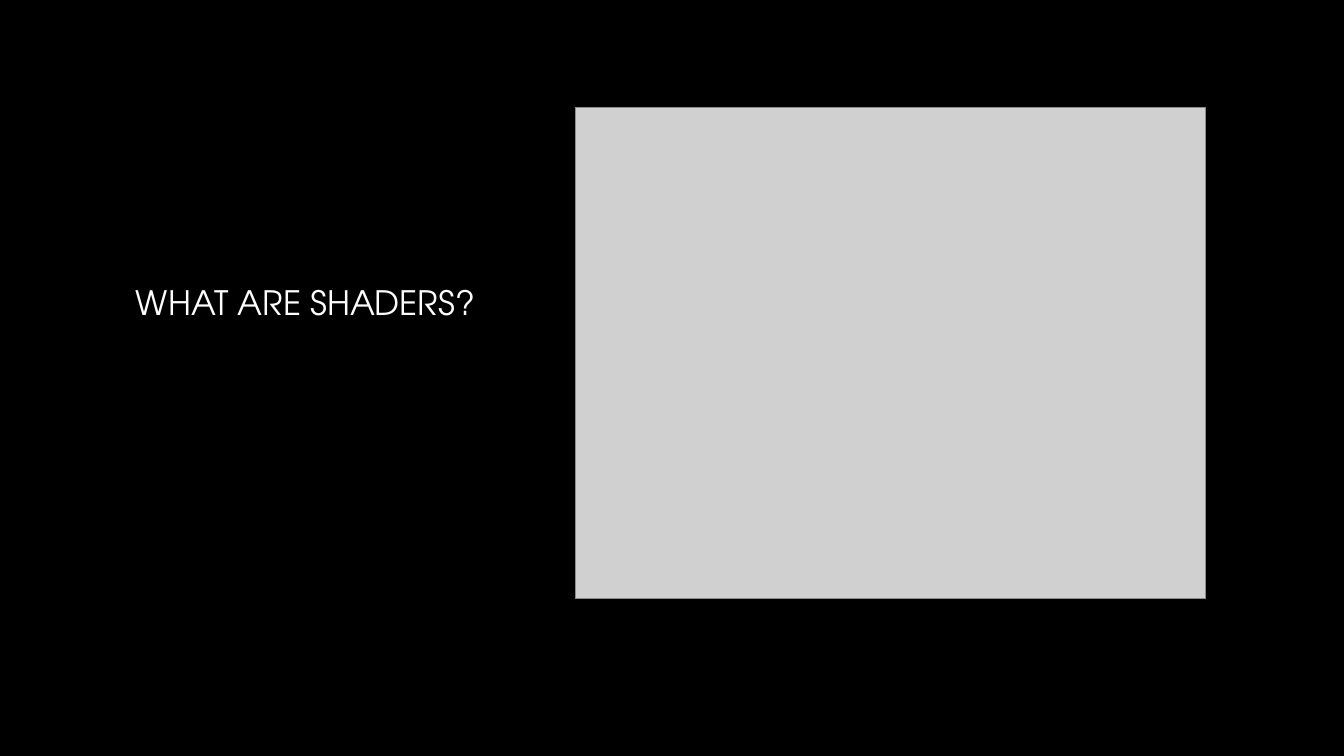
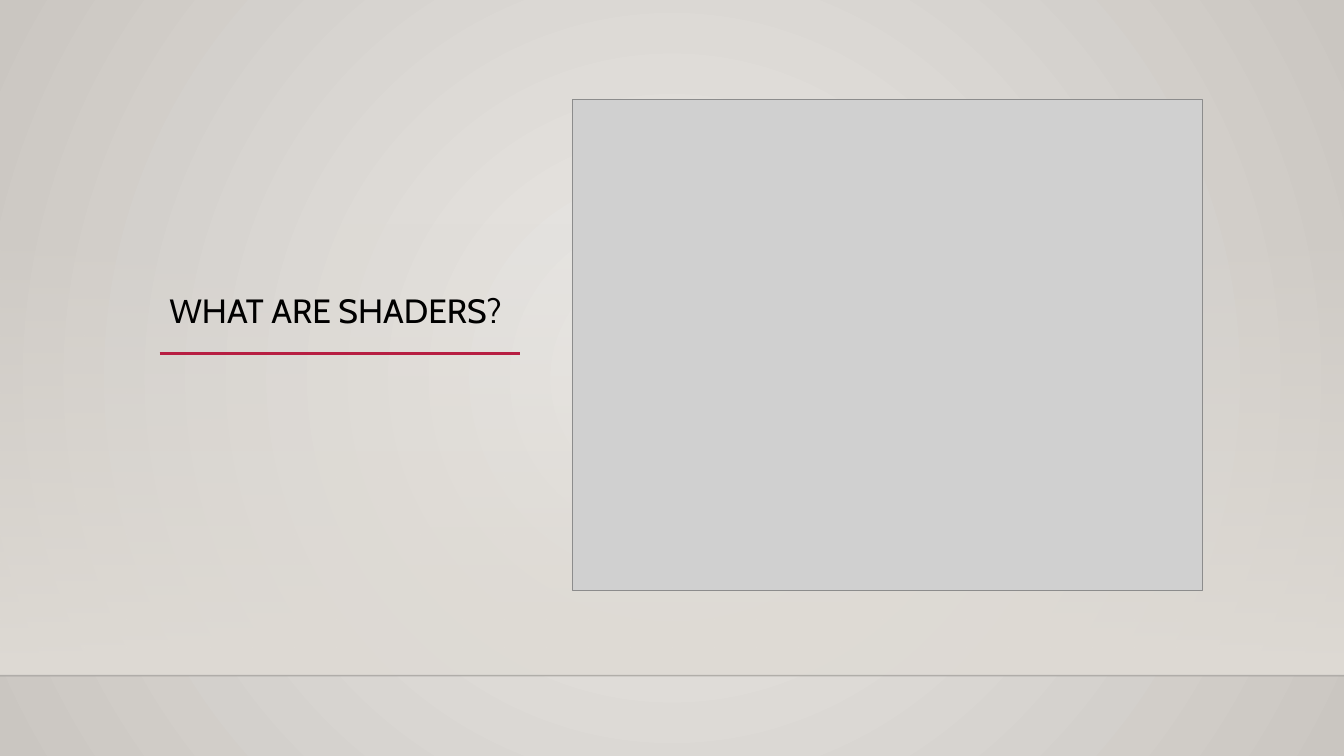
Before and after one commit to mariannabudnikova/shader_intro, a slide deck: slide 2 of ShaderIntro.pptm. Drawn at 1344x756 pixels with LibreOffice and Linux fonts; fonts in the diff are those of the drawing; grey boxes stand for pictures; background and template pictures are left out. Boxes give left, top, right and bottom in pixels: in the first picture for what was removed or moved away, otherwise in the second. Text is boxed around its words. In the diff, an @@ line names an element or a change of style, - is before the commit and + after.

```diff
--- a/ShaderIntro.pptm
+++ b/ShaderIntro.pptm
@@ background picture (left out) to gradient #ECEAE7 to #CAC7C1 @@
@@ title "WHAT ARE SHADERS?": place and size @@
-title "WHAT ARE SHADERS?" at (136, 289, 475, 316)
+title "WHAT ARE SHADERS?" at (169, 298, 501, 324)
@@ title "WHAT ARE SHADERS?" at (169, 298, 501, 324): font TeX Gyre Adventor to Cabin, text colour gradient #FFFFFF to #A6A6A6 to #000000; line spacing 1 to 0.9 @@
@@ picture: place and size @@
-picture at (576, 107, 1206, 599)
+picture at (573, 99, 1203, 591)
@@ rectangle added at (0, 223, 1344, 676), fill gradient #DFDBD5 @@
@@ line added from (159, 354) to (520, 354), #B71E42 2.5 pt @@
@@ line added from (0, 676) to (1344, 676), #000001 1 pt @@
```
Also in this commit, not shown: 9 other slides changed, 6 slides added, 4 slides removed.
